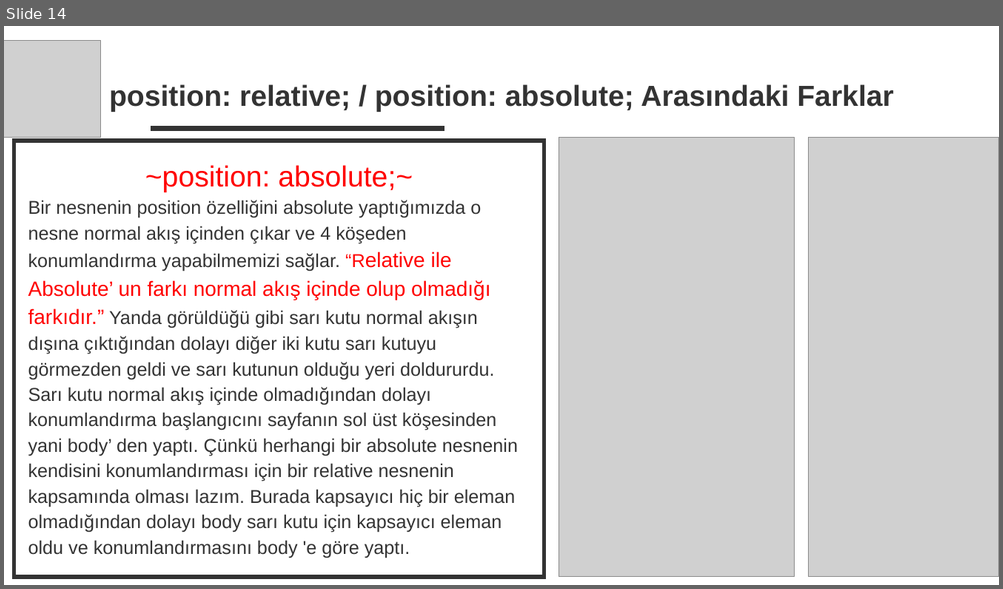
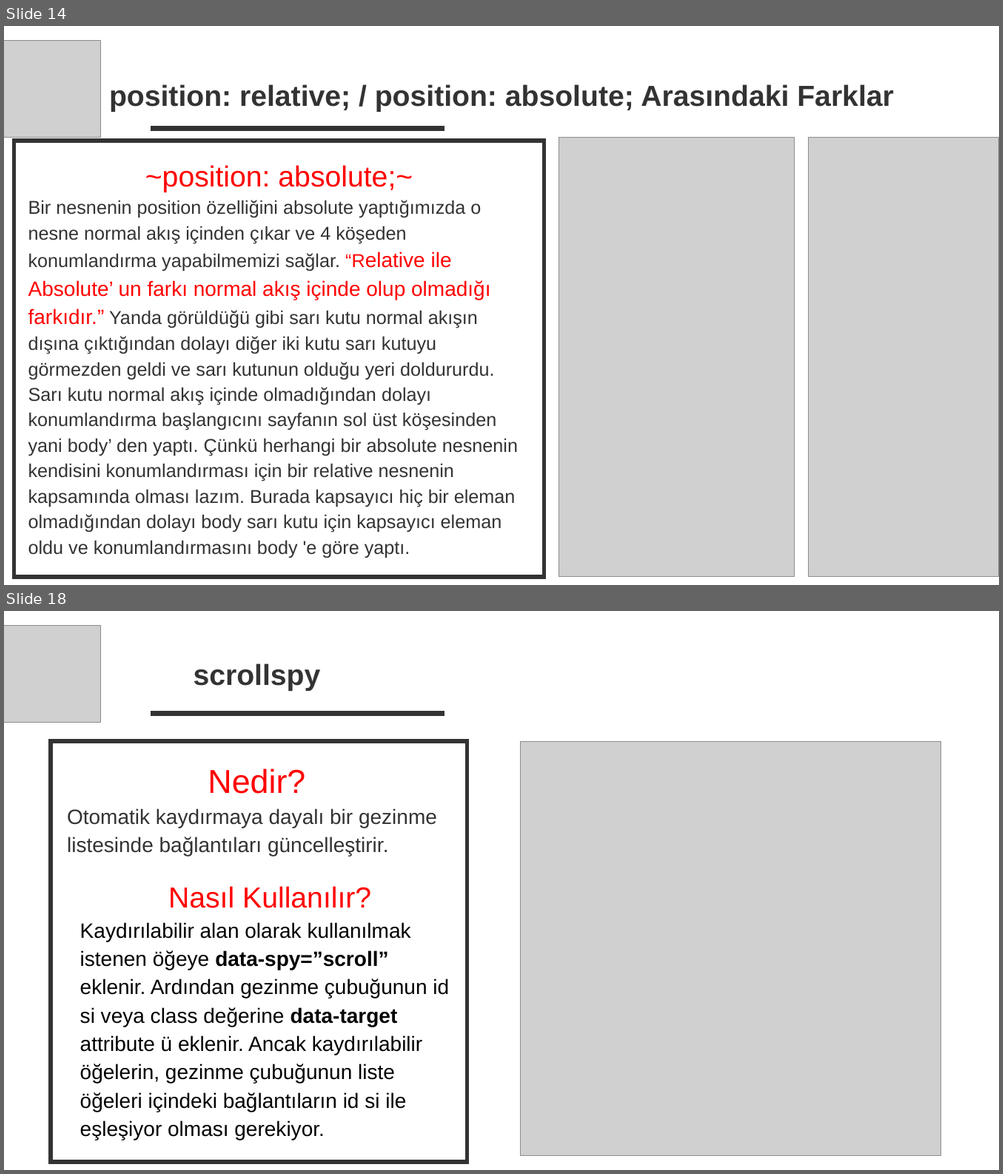
Before and after one commit to TechCareer-FrontEnd-1/tubisad-frontend-wjolnir, a slide deck: Research Homeworks/Research Homeworks.pptx. Shown one above the other, each under a label of ours: slide 14 before the commit, slides 14 and 18 after it; the slides between them are not shown. The pictures are 1003x589 and 1003x1174 pixels, drawn with LibreOffice and Linux fonts; fonts in the diff are those of the drawing; grey boxes stand for pictures. Boxes give left, top, right and bottom in pixels: in the first picture for what was removed or moved away, otherwise in the second. Text is boxed around its words. In the diff, an @@ line names an element or a change of style, - is before the commit and + after.

```diff
--- a/Research Homeworks/Research Homeworks.pptx
+++ b/Research Homeworks/Research Homeworks.pptx
@@ slide 18 added at <box>4,611,999,1170</box>, background #FFFFFF @@
@@ picture added at <box>4,625,101,722</box> @@
@@ text added at <box>193,664,321,691</box>, 28 pt, text #333333, bold @@
+scrollspy
@@ line added from (444, 713) to (151, 713), #333333 5 pt @@
@@ rectangle added at <box>51,741,466,1162</box>, outline #333333 4 pt @@
@@ picture added at <box>521,741,940,1156</box> @@
@@ text added at <box>67,769,437,856</box>, 20 pt, text #333333 @@
+Nedir?
+Otomatik kaydırmaya dayalı bir gezinme listesinde bağlantıları güncelleştirir.
@@ text added at <box>80,886,449,1140</box>, 20 pt, text #000000 @@
+Nasıl Kullanılır?
+Kaydırılabilir alan olarak kullanılmak istenen öğeye data-spy=”scroll” eklenir. Ardından gezinme çubuğunun id si veya class değerine data-target attribute ü eklenir. Ancak kaydırılabilir öğelerin, gezinme çubuğunun liste öğeleri içindeki bağlantıların id si ile eşleşiyor olması gerekiyor.
```
Also in this commit, not shown: 3 other slides added, 1 other file.
